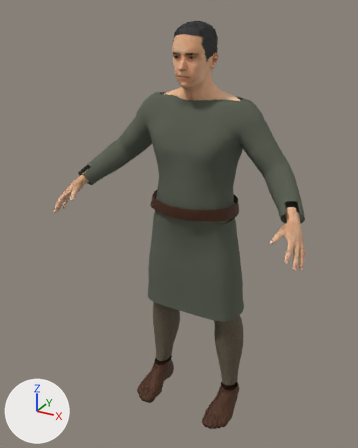
Two versions of the glTF model modelle/figuren/menschen/probe_alter/probe_alter.gltf, one commit apart.
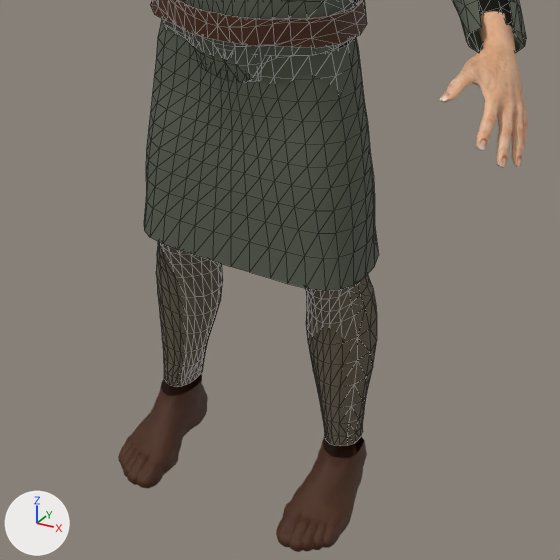
Each version is shown whole from a 50 mm camera at (0.92, -1.855, 1.848) aimed at (-0.045, -0.101, 0.971), then close up on the part from 25% to 89% of the width and 45% to 97% of the height. Arrows for +X, +Y and +Z are at lower left; the lights stay in place. The older version's two pictures come first. The close-ups show mesh edges as thin lines. Vertices at exactly the same position are counted once.

Names of what the first close-up shows: 'Beinlinge', 'Guertel', 'Kittel', 'Kittelrock', 'Koerper', 'Schuhe'.
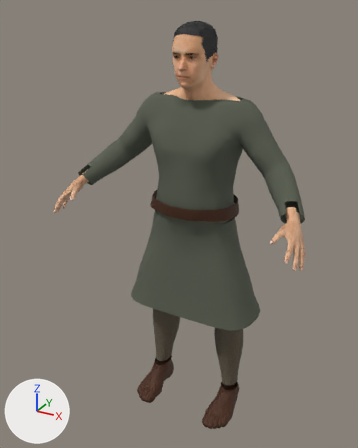
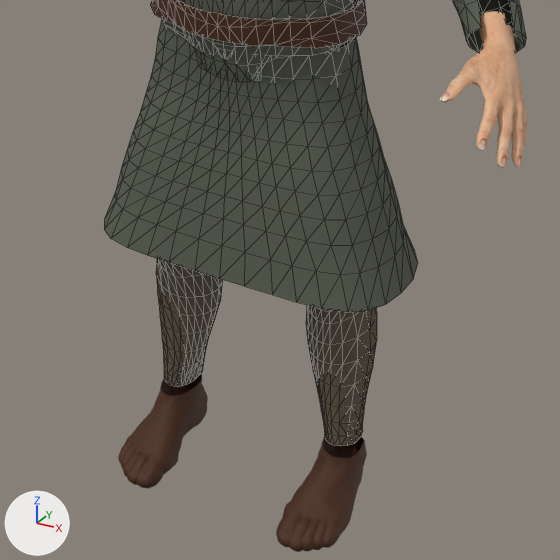
Location of each change, (x1, y1, x2, y2) in pixels of the close-ups (560 x 560 px; the box of a moved part takes in the faces that stretch with it):
'Kittelrock', reshaped (33% wider, 8% taller)
    before: (144, 20, 379, 291)
    after: (104, 20, 418, 312)
part 1 of me_kittelrock, moved or reshaped
    before: (144, 43, 379, 291)
    after: (104, 43, 418, 312)

The change, as a list of edits to the scene's bpy script:
```text
Change me_kittelrock:
    used by ob_kittelrock; location = (0.0, 0.0, 0.0)
    remove me_kittelrock.from_pydata(...)  # 396 vertices, 720 faces; spans x -0.241..0.241, y -0.166..0.113, z 0.552..1.016
    add me_kittelrock.from_pydata(...)  # 396 vertices, 720 faces; spans x -0.32..0.32, y -0.187..0.133, z 0.552..1.016
    me_kittelrock part 1: 324 of 396 vertices moved; they spanned x -0.241..0.241, y -0.151..0.11, z 0.552..0.929 and now span x -0.32..0.32, y -0.187..0.133, z 0.552..0.93; mean shift (0.0, -0.003, 0.001); largest move (0.229, -0.087, 0.553) -> (0.305, -0.117, 0.555)
```
